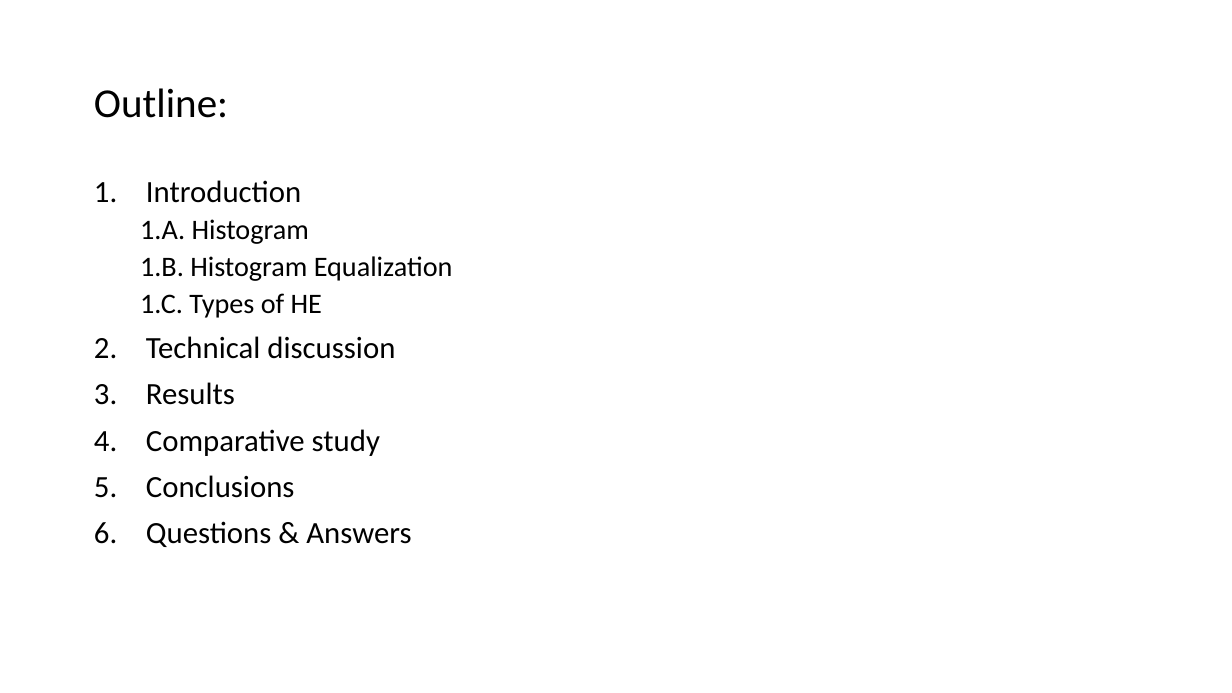
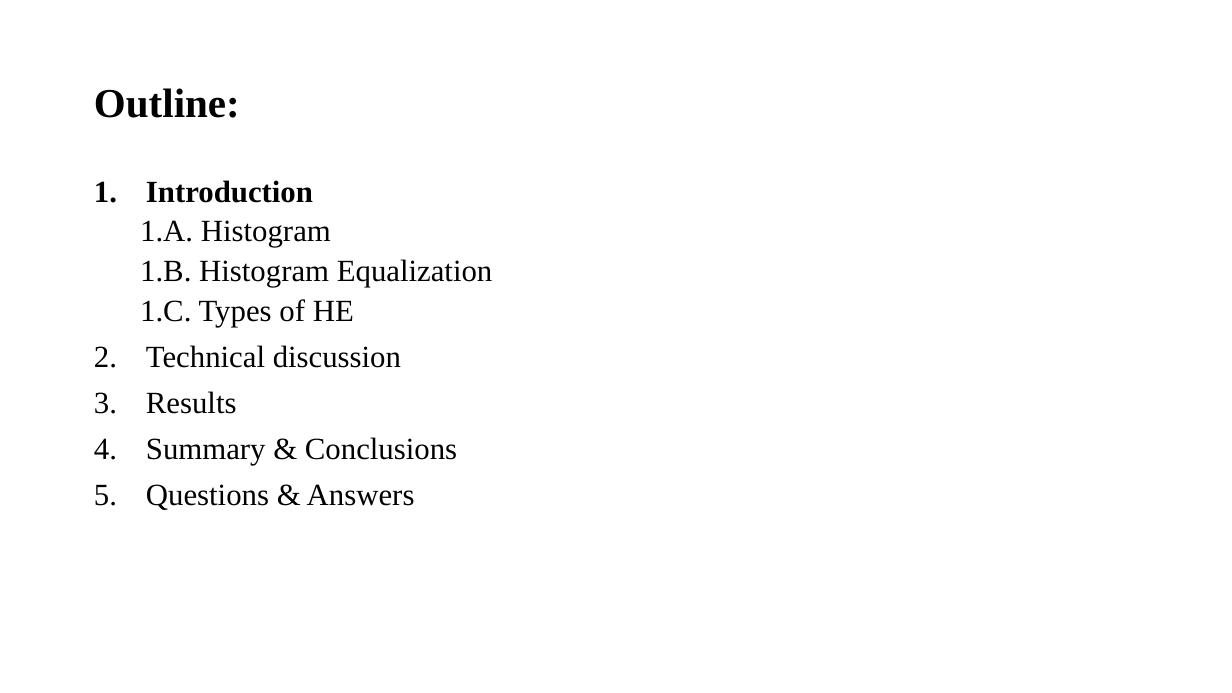
Before and after one commit to lohith921/DIP, a slide deck: slide 2 of Project/Presentation.pptx. Drawn at 1232x693 pixels with LibreOffice and Linux fonts; fonts in the diff are those of the drawing. Boxes give left, top, right and bottom in pixels: in the first picture for what was removed or moved away, otherwise in the second. Text is boxed around its words. In the diff, an @@ line names an element or a change of style, - is before the commit and + after.

Commit message:
added results, made format changes

```diff
--- a/Project/Presentation.pptx
+++ b/Project/Presentation.pptx
@@ title "Outline:" at [94,88,240,118]: font Calibri to Times New Roman, bold on @@
@@ text at [140,180,493,510]: font Calibri to Times New Roman in "Introduction", "1.A. Histogram", "1.B. Histogram Equalization", "1.C. Types of HE" and 3 more places; bold on in "Introduction"; size 22 to 24 pt in "1.A. Histogram", "1.B. Histogram Equalization", "1.C. Types of HE" @@
@@ text at [146,437,457,465]: text changed; font Calibri to Times New Roman @@
-4. Comparative study
-5. Conclusions
+4. Summary & Conclusions
```
Also in this commit, not shown: 6 other slides changed, 3 slides added, 2 slides removed.
